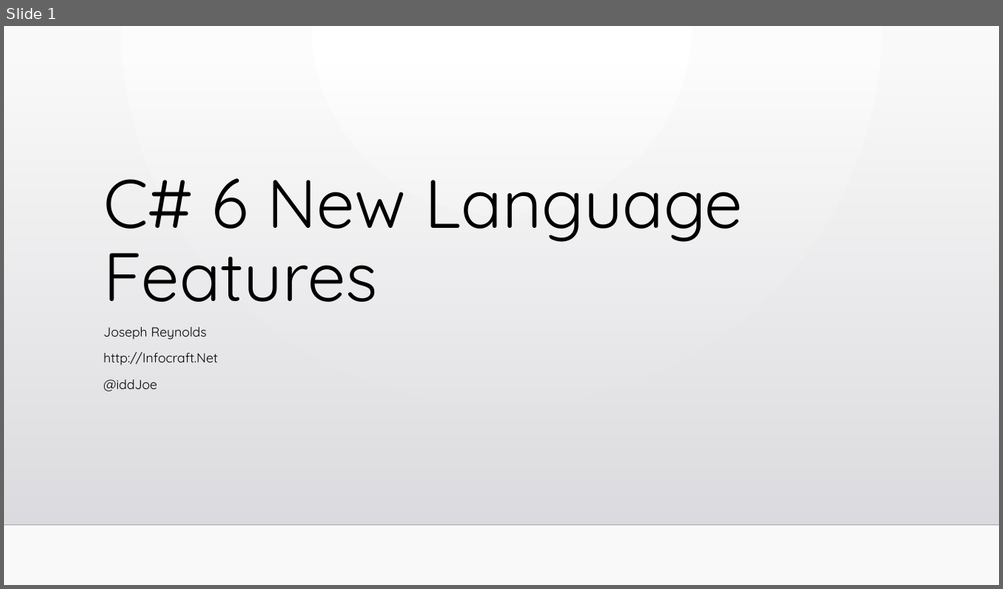
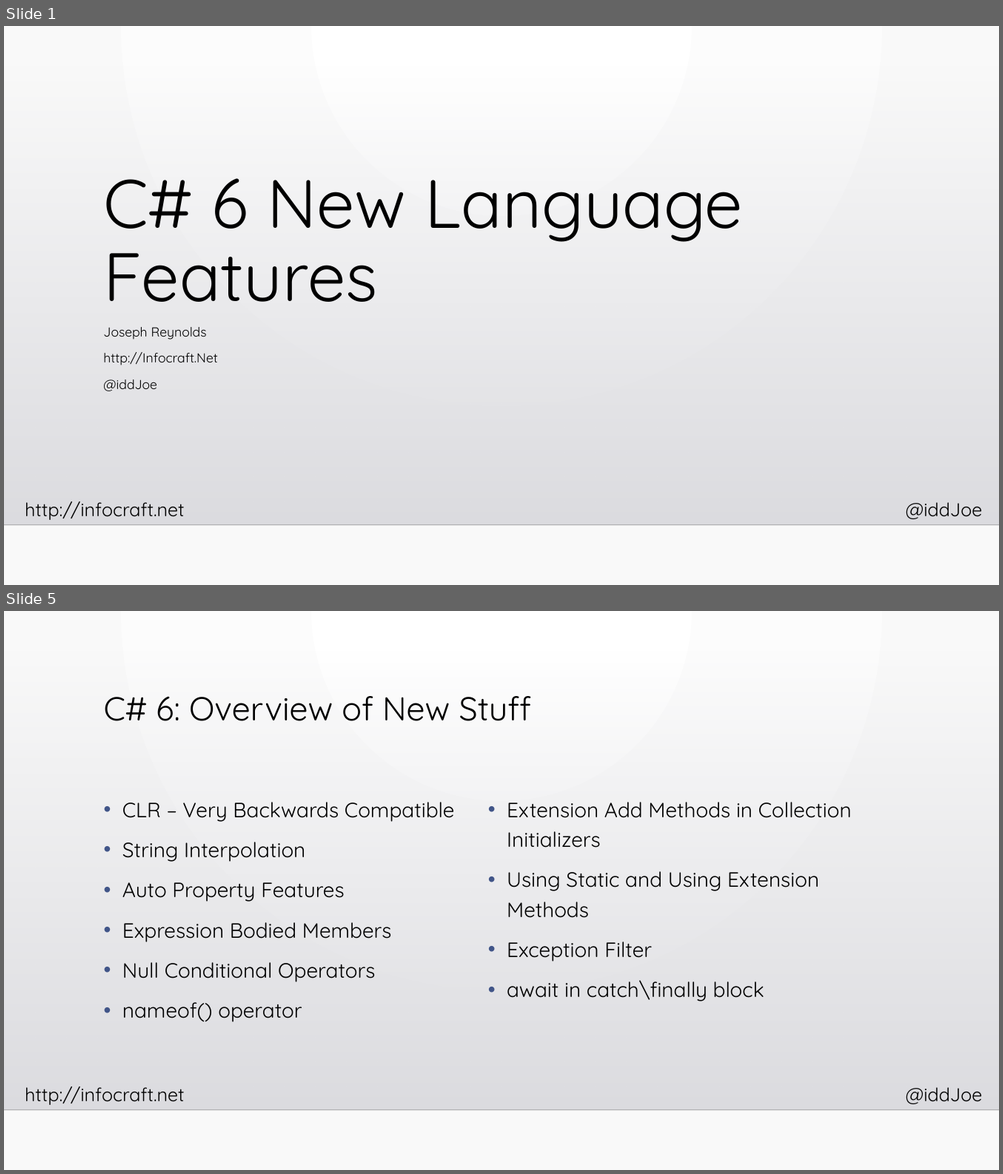
Before and after one commit to InfoCraftDotNet/CSharp-6-New-Language-Features, a slide deck: Slides/CSharp-6-New-Language-Features.pptx. Shown one above the other, each under a label of ours: slide 1 before the commit, slides 1 and 5 after it; the slides between them are not shown. The pictures are 1003x589 and 1003x1174 pixels, drawn with LibreOffice and Linux fonts; fonts in the diff are those of the drawing; background and template pictures are left out. Boxes give left, top, right and bottom in pixels: in the first picture for what was removed or moved away, otherwise in the second. Text is boxed around its words. In the diff, an @@ line names an element or a change of style, - is before the commit and + after.

```diff
--- a/Slides/CSharp-6-New-Language-Features.pptx
+++ b/Slides/CSharp-6-New-Language-Features.pptx
@@ slide 5 added at bbox=[4, 611, 999, 1170], background gradient #FFFFFF to #FAFAFA; not listed: 4 template elements that a slide beside it also shows @@
@@ title added at bbox=[104, 696, 531, 721], 32 pt, text #000000 @@
+C# 6: Overview of New Stuff
@@ text added at bbox=[122, 802, 851, 1022], 20 pt, text #000000 @@
+• CLR – Very Backwards Compatible
+• String Interpolation
+• Auto Property Features
+• Expression Bodied Members
+• Null Conditional Operators
+• nameof() operator
+• Extension Add Methods in Collection Initializers
+• Using Static and Using Extension Methods
+• Exception Filter
+• await in catch\finally block
@@ slide 1 changed as well @@
@@ text added at bbox=[25, 502, 185, 520], 18 pt, text #000000 @@
+http://infocraft.net
@@ text added at bbox=[905, 503, 982, 520], 18 pt, text #000000 @@
+@iddJoe
```
Also in this commit, not shown: 20 other slides added, 17 other files.
